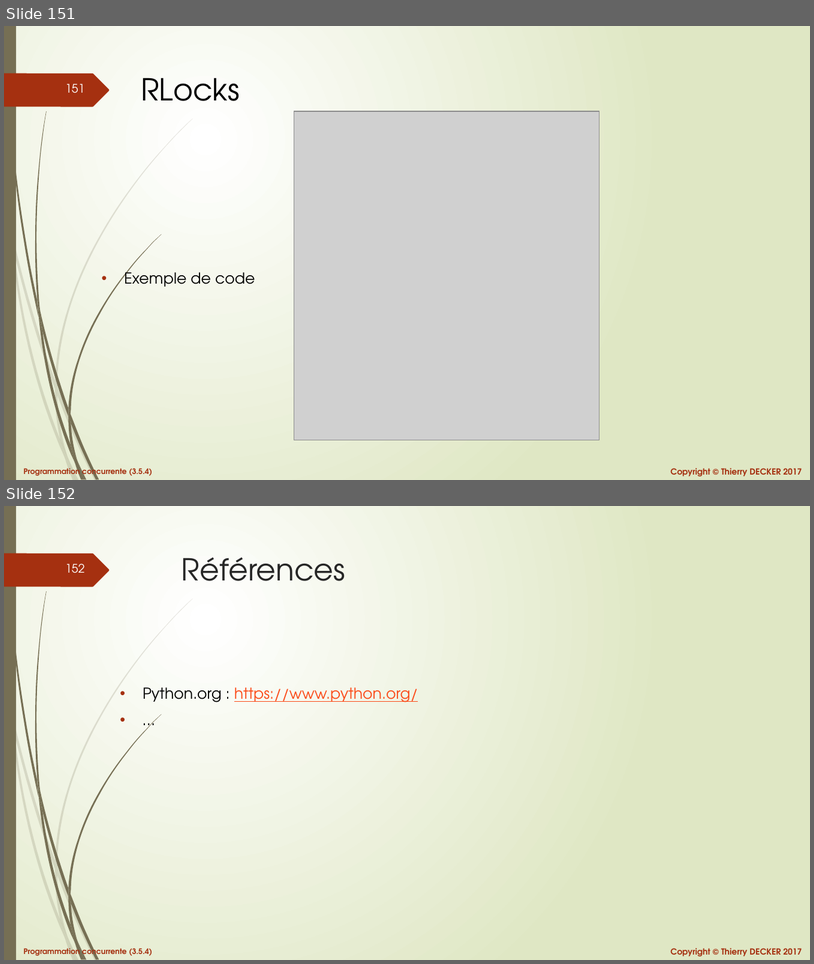
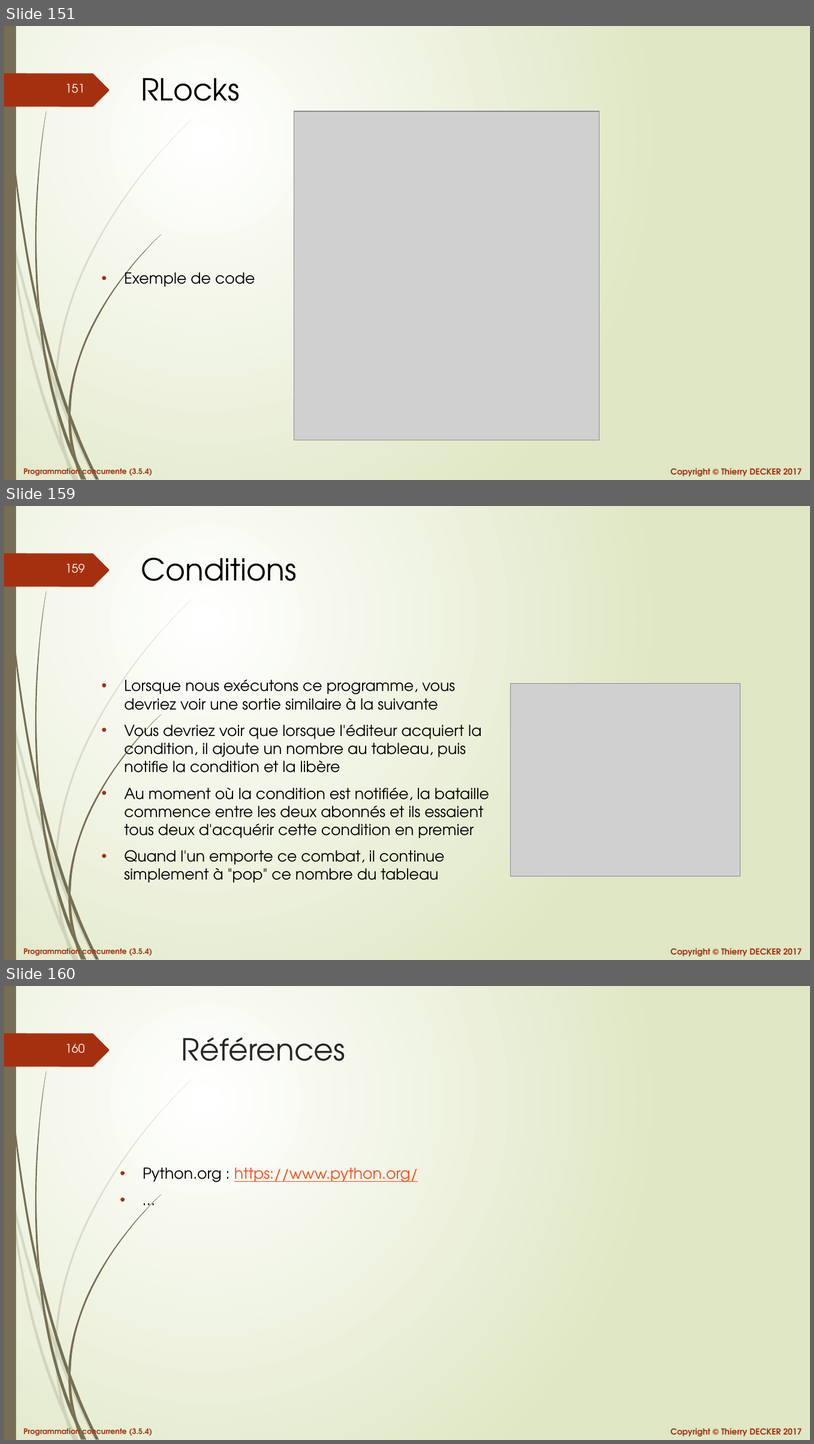
Before and after one commit to VikmanTheRacoon/learning-python, a slide deck: documentations/python-concurrency.pptx. Shown one above the other, each under a label of ours: slides 151 and 152 before the commit, slides 151, 159 and 160 after it; the slides between them are not shown. The pictures are 814x964 and 814x1444 pixels, drawn with LibreOffice and Linux fonts; fonts in the diff are those of the drawing; grey boxes stand for pictures. Boxes give left, top, right and bottom in pixels: in the first picture for what was removed or moved away, otherwise in the second. Text is boxed around its words. In the diff, an @@ line names an element or a change of style, - is before the commit and + after.

```diff
--- a/documentations/python-concurrency.pptx
+++ b/documentations/python-concurrency.pptx
@@ slide 159 added at box(4, 506, 810, 960), background gradient #FFFFFF to #DFE8C4; not listed: 27 template elements that a slide beside it also shows @@
@@ title added at box(141, 558, 297, 581), 36 pt, text #000000 @@
+Conditions
@@ text added at box(124, 679, 489, 882), 18 pt, text #000000 @@
+• Lorsque nous exécutons ce programme, vous devriez voir une sortie similaire à la suivante
+• Vous devriez voir que lorsque l'éditeur acquiert la condition, il ajoute un nombre au tableau, puis notifie la condition et la libère
+• Au moment où la condition est notifiée, la bataille commence entre les deux abonnés et ils essaient tous deux d'acquérir cette condition en premier
+• Quand l'un emporte ce combat, il continue simplement à "pop" ce nombre du tableau
@@ picture added at box(511, 683, 740, 876) @@
@@ what was slide 152 is now slide 160 @@
@@ page number at box(65, 1044, 85, 1053): text changed @@
-152
+160
```
Also in this commit, not shown: 7 other slides added, 1 other file.
